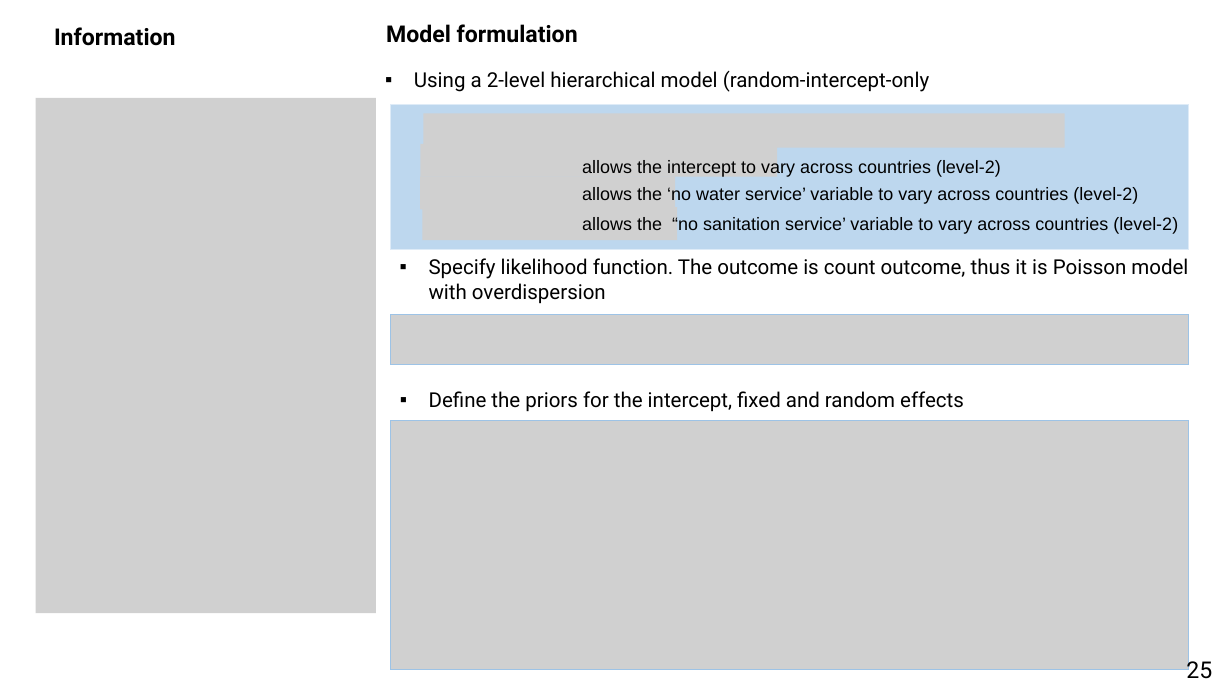
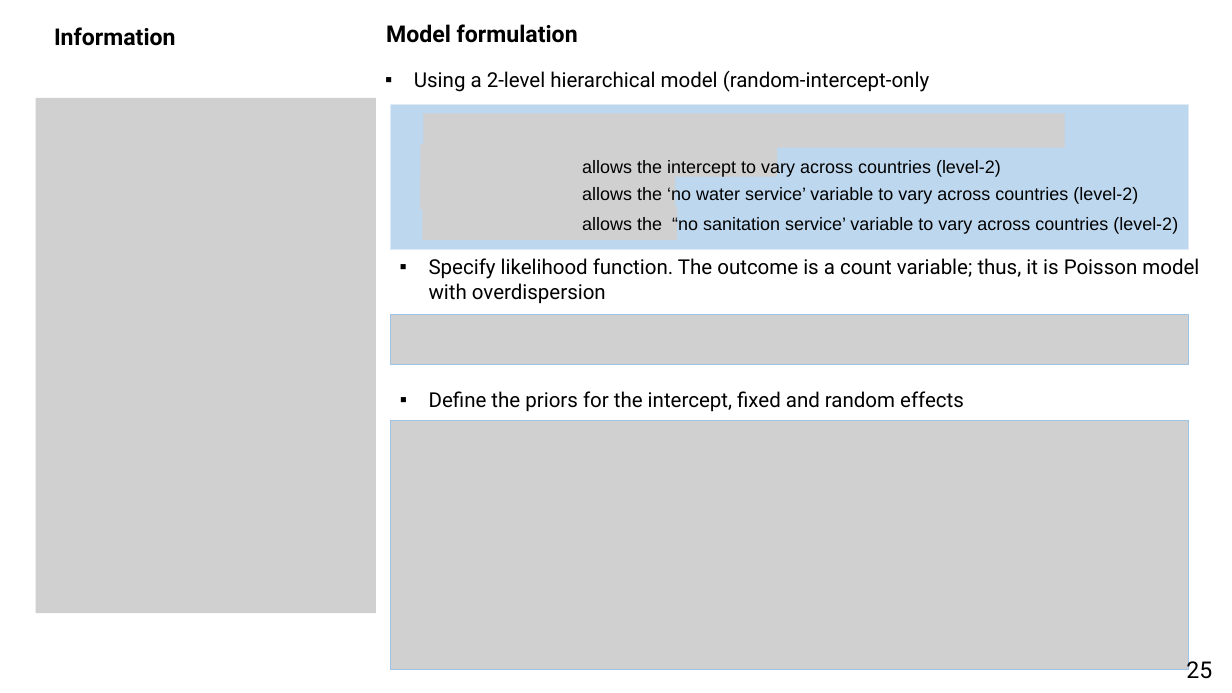
Before and after one commit to UCLPG-MSC-SGDS/UCL-SODA-CPD-RStan, a slide deck: slide 25 of lecture_notes_ppts/Day 4 Lecture - Bayesian Hierarchical Models.pptx. Drawn at 1232x693 pixels with LibreOffice and Linux fonts; fonts in the diff are those of the drawing; grey boxes stand for pictures. Boxes give left, top, right and bottom in pixels: in the first picture for what was removed or moved away, otherwise in the second. Text is boxed around its words. In the diff, an @@ line names an element or a change of style, - is before the commit and + after.

```diff
--- a/lecture_notes_ppts/Day 4 Lecture - Bayesian Hierarchical Models.pptx
+++ b/lecture_notes_ppts/Day 4 Lecture - Bayesian Hierarchical Models.pptx
@@ text at [429,258,1199,304]: text changed @@
-▪ Specify likelihood function. The outcome is count outcome, thus it is Poisson model with overdispersion
+▪ Specify likelihood function. The outcome is a count variable; thus, it is Poisson model with overdispersion
```
Also in this commit, not shown: 5 other slides changed, 24 other files.
